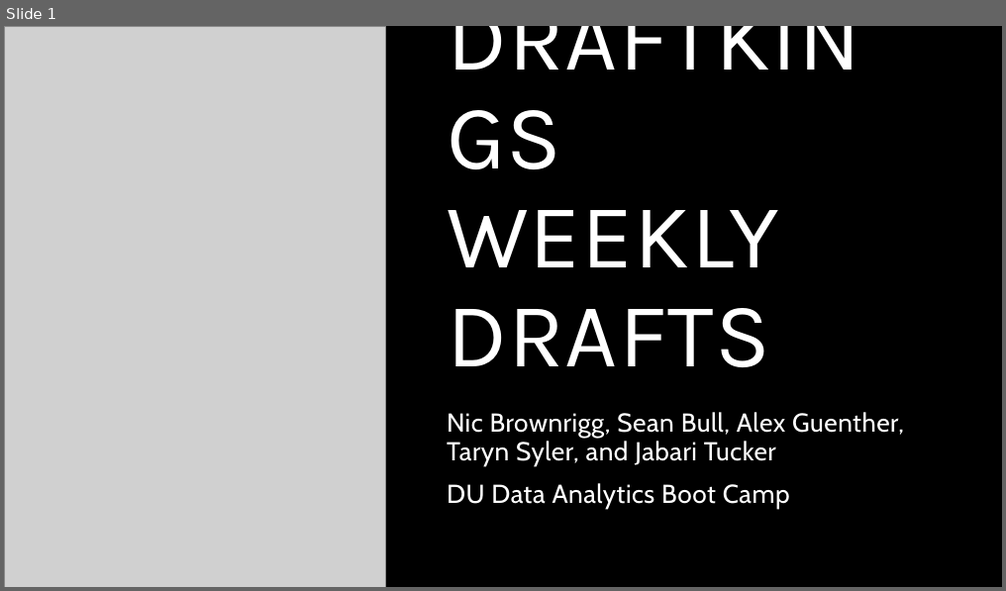
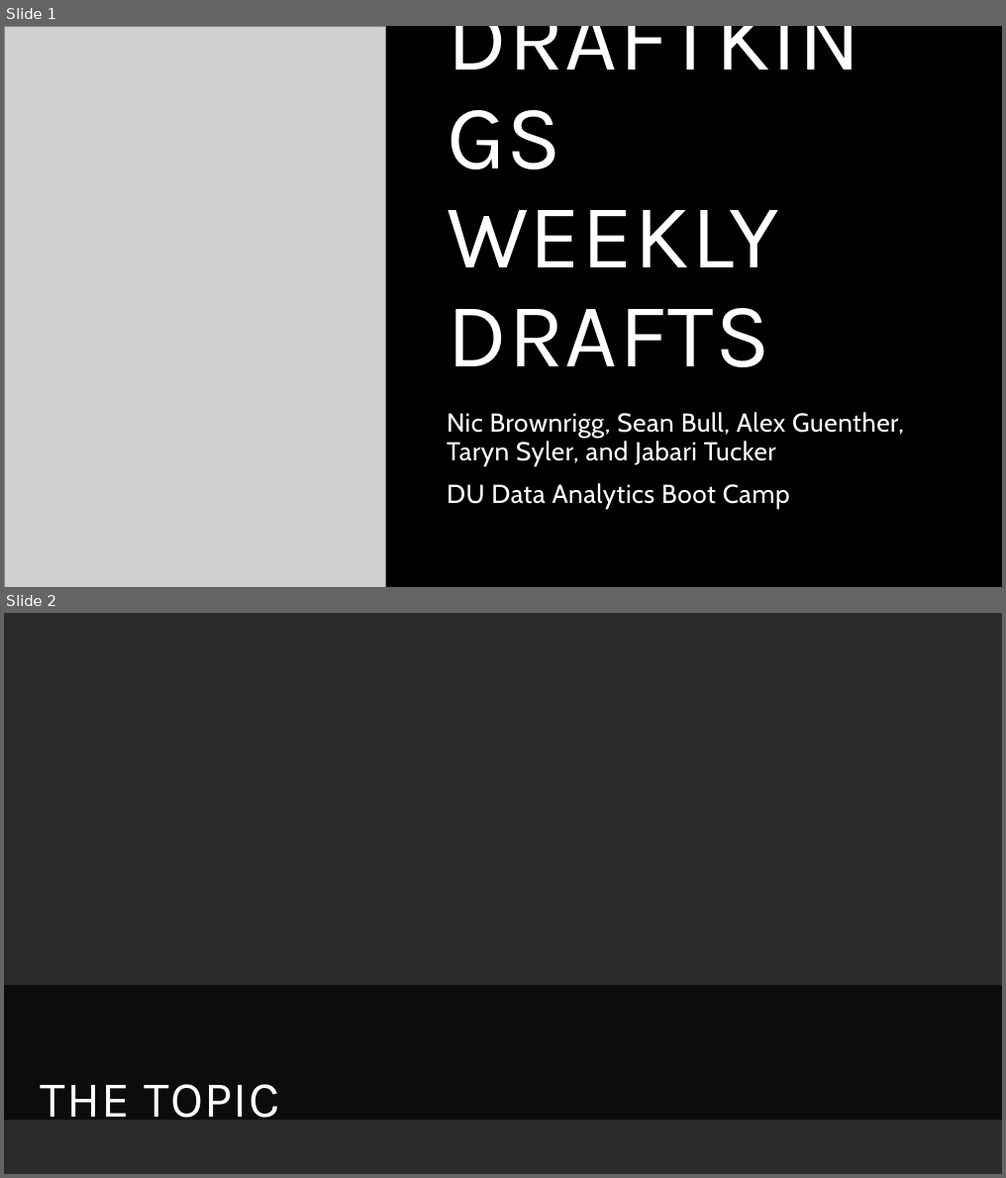
Before and after one commit to sbull32/team_cautious_waffle, a slide deck: Final.Presentation.pptx. Shown one above the other, each under a label of ours: slide 1 before the commit, slides 1 and 2 after it. The pictures are 1006x591 and 1006x1178 pixels, drawn with LibreOffice and Linux fonts; fonts in the diff are those of the drawing; grey boxes stand for pictures; background and template pictures are left out; a plain dark background stands for a picture behind light text. Boxes give left, top, right and bottom in pixels: in the first picture for what was removed or moved away, otherwise in the second. Text is boxed around its words. In the diff, an @@ line names an element or a change of style, - is before the commit and + after.

```diff
--- a/Final.Presentation.pptx
+++ b/Final.Presentation.pptx
@@ slide 2 added at [4, 613, 1002, 1174], background picture (left out) @@
@@ rectangle added at [4, 613, 1002, 799], fill #000000 @@
@@ rectangle added at [4, 613, 1002, 1174], fill #FFFFFF @@
@@ rectangle added at [4, 958, 1002, 1174], fill #000000 @@
@@ rectangle added at [4, 986, 1002, 1121], fill #000000 at 70% opacity @@
@@ title added at [40, 1084, 280, 1118], 48.6 pt, text #FFFFFF @@
+THE TOPIC
```
